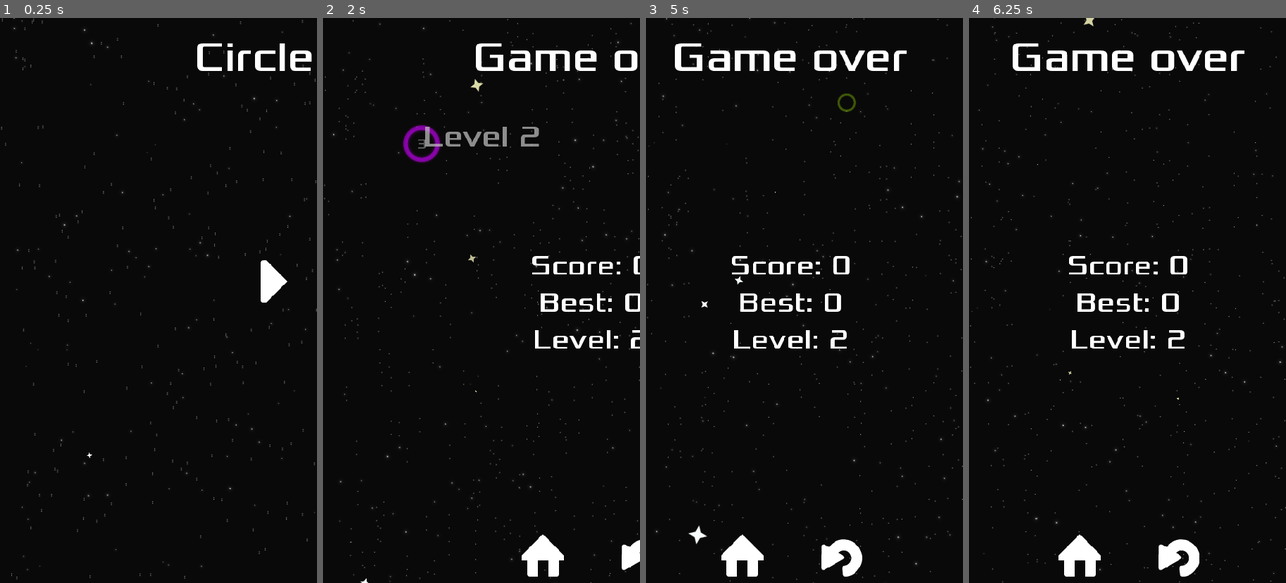
Above: before the commit, frames 1-4 (left to right).
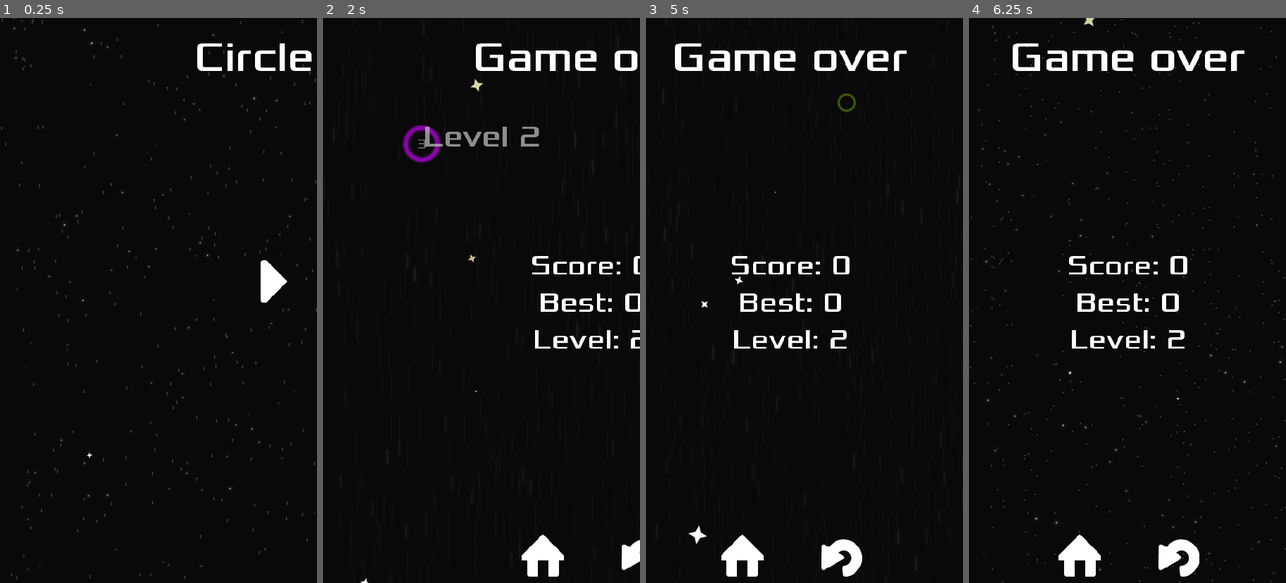
Above: after the commit, the same moments.

Repository: iustin-nita/Godot-Mobile-Game
Game: Godot game, scene res://Main.tscn
Two runs of this game, one before a commit and one after it. Both use one fixed random seed, a clock stepped at 60 frames per second and the inputs below.
Inputs (mouse positions are in pixels of both pictures, inside the frame that each line leads up to):
- Up to frame 1 (0.25 s): no input
- Up to frame 2 (2 s): click (430, 283) at 0.5 s; move the mouse to (551, 272) at 1.27 s; hold Right (ui_right) from 1.28 s (still down); click (551, 272) at 1.42 s
- Up to frame 3 (5 s): move the mouse to (741, 328) at 2.02 s; release Right (ui_right) at 2.03 s; hold Down (ui_down) 2.03-2.75 s; click (855, 554) at 2.75 s; move the mouse to (836, 176) at 3.52 s; hold Right (ui_right) 3.53-4.28 s; move the mouse to (788, 413) at 4.27 s; hold Up (ui_up) from 4.28 s (still down); click (788, 413) at 4.42 s
- Up to frame 4 (6.25 s): move the mouse to (1222, 385) at 5.02 s; release Up (ui_up) at 5.03 s; hold Left (ui_left) from 5.03 s (still down); move the mouse to (1032, 215) at 5.77 s

The runs differ from the first frame. In frame 2, 0.4% of the frame differs, in the area x 0-100%, y 0-100%; in frame 3, 0.3%; in frame 4, less than 0.1%.

Commit message:
tweak stars animation

Diff:
--- a/Background.tscn
+++ b/Background.tscn
@@ -49,7 +49,7 @@
 
 [sub_resource type="Animation" id=3]
 resource_name = "move"
-length = 0.8
+length = 1.2
 tracks/0/type = "value"
 tracks/0/path = NodePath("ParallaxLayer/Sprite:material:shader_param/strength")
 tracks/0/interp = 1
@@ -57,10 +57,10 @@
 tracks/0/imported = false
 tracks/0/enabled = true
 tracks/0/keys = {
-"times": PoolRealArray( 0, 0.3, 0.7 ),
-"transitions": PoolRealArray( 1, 0.784586, 1 ),
+"times": PoolRealArray( 0, 0.3, 0.8, 1.2 ),
+"transitions": PoolRealArray( 1, 0.784586, 0.784586, 1 ),
 "update": 0,
-"values": [ 0.0, 0.0676, 0.0 ]
+"values": [ 0.0, 0.0676, 0.1013, 0.0 ]
 }
 
 [node name="Background" type="ParallaxBackground"]
--- a/Main.gd
+++ b/Main.gd
@@ -32,6 +32,7 @@
 	player.connect("died", self, "_on_Jumper_died")
 	player.connect("jumped", $Background1, "on_player_jump")
 	player.connect("jumped", $Background2, "on_player_jump")
+	player.connect("jumped", $Background3, "on_player_jump")
 	spawn_circle($StartPosition.position)
 	$HUD.show()
 	$HUD.show_message("Go!")
--- a/Main.tscn
+++ b/Main.tscn
@@ -18,6 +18,14 @@
 
 [node name="Main" type="Node"]
 script = ExtResource( 1 )
+
+[node name="Background3" parent="." instance=ExtResource( 5 )]
+
+[node name="StarField" parent="Background3" instance=ExtResource( 8 )]
+position = Vector2( 194.288, 340.003 )
+amount = 5
+speed_scale = 2.71
+explosiveness = 0.46
 
 [node name="StartPosition" type="Position2D" parent="."]
 position = Vector2( 339.149, 414.168 )
@@ -51,13 +59,5 @@
 [node name="MusicFade" type="Tween" parent="."]
 
 [node name="ParallaxBackground" type="ParallaxBackground" parent="."]
-
-[node name="Background3" parent="." instance=ExtResource( 5 )]
-
-[node name="StarField" parent="Background3" instance=ExtResource( 8 )]
-position = Vector2( 194.288, 340.003 )
-amount = 5
-speed_scale = 2.71
-explosiveness = 0.46
 [connection signal="script_changed" from="." to="Camera2D/ScreenShake" method="_on_Main_script_changed"]
 [connection signal="start_game" from="Screens" to="." method="new_game"]
